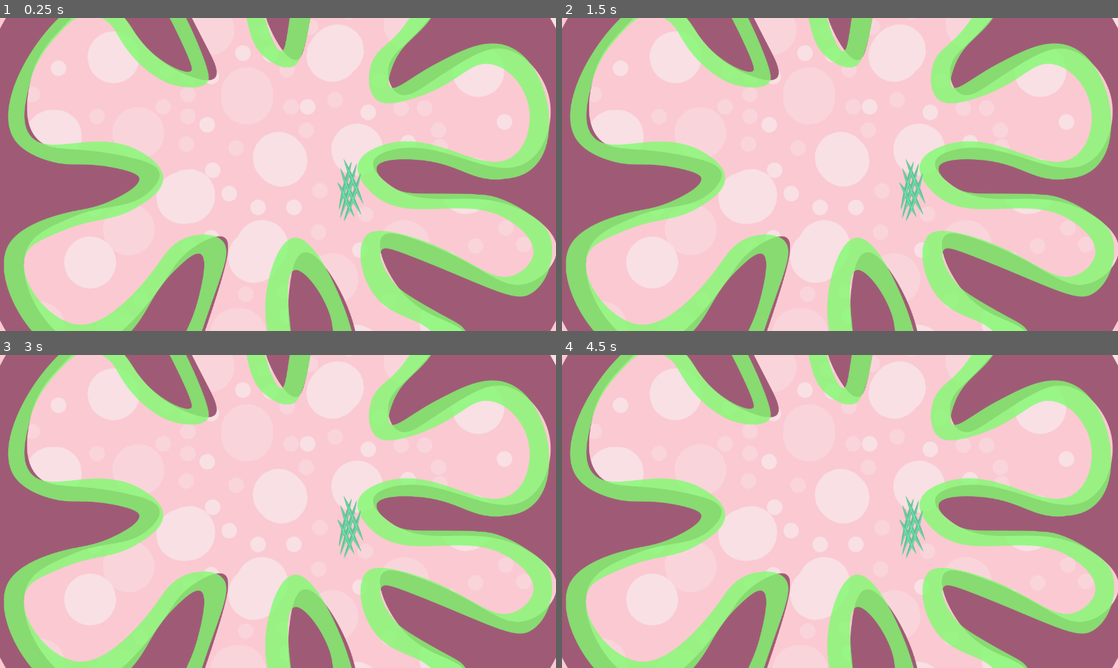
Above: before the commit, frames 1-4 (two rows, left to right).
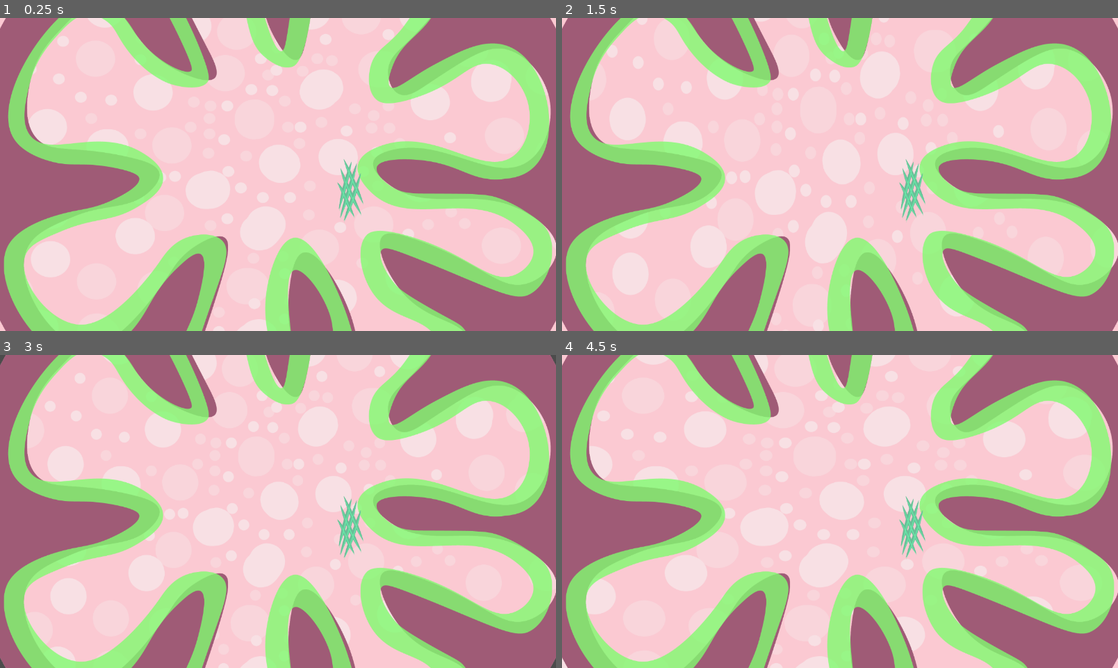
Above: after the commit, the same moments.

Repository: mihaelagrigore/Gutstuck
Game: Godot game, scene res://Sources/Levels/Level_1.tscn
The game is run twice, just before and just after one commit, with the same random seed, the same clock (stepped at 60 frames per second) and the same inputs. The project has no main scene, so this scene is started directly.
Inputs:
- Up to frame 1 (0.25 s): no input
- Up to frame 2 (1.5 s): no input
- Up to frame 3 (3 s): no input
- Up to frame 4 (4.5 s): no input

The runs differ from the first frame. In frame 3, less than 0.1% of the frame differs, in the area x 0-100%, y 0-100%; in frame 4, less than 0.1%.

Commit message:
New background animation for level 1

Diff:
--- a/Gutstuck_Project/Sources/Levels/Level_1.tscn
+++ b/Gutstuck_Project/Sources/Levels/Level_1.tscn
@@ -6,9 +6,27 @@
 [ext_resource path="res://Assets/Textures/Asset_fiber.png" type="Texture" id=4]
 [ext_resource path="res://Assets/Audios/Musics/loop_bubbles_02.ogg" type="AudioStream" id=5]
 
+[sub_resource type="Animation" id=1]
+resource_name = "Wobling"
+length = 2.0
+loop = true
+tracks/0/type = "value"
+tracks/0/path = NodePath("Asset_background:scale")
+tracks/0/interp = 1
+tracks/0/loop_wrap = true
+tracks/0/imported = false
+tracks/0/enabled = true
+tracks/0/keys = {
+"times": PoolRealArray( 0, 0.5, 1, 1.5, 2 ),
+"transitions": PoolRealArray( 1, 1, 1, 1, 1 ),
+"update": 0,
+"values": [ Vector2( 0.7, 0.7 ), Vector2( 0.82, 0.7 ), Vector2( 0.7, 0.7 ), Vector2( 0.7, 0.82 ), Vector2( 0.7, 0.7 ) ]
+}
+
 [node name="Level_1" type="Node2D"]
 
 [node name="Asset_background" type="Sprite" parent="."]
+scale = Vector2( 0.7, 0.7 )
 texture = ExtResource( 1 )
 
 [node name="Asset_epithelial cell" type="Sprite" parent="."]
@@ -31,3 +49,7 @@
 [node name="AudioStreamPlayer2D" type="AudioStreamPlayer2D" parent="."]
 stream = ExtResource( 5 )
 autoplay = true
+
+[node name="AnimationPlayer" type="AnimationPlayer" parent="."]
+autoplay = "Wobling"
+anims/Wobling = SubResource( 1 )
--- /dev/null
+++ b/Gutstuck_Project/default_bus_layout.tres
@@ -0,0 +1,3 @@
+[gd_resource type="AudioBusLayout" format=2]
+
+[resource]
Not shown: 1 places in Gutstuck_Project/Sources/Levels/Level_1.tscn that only renumber resources
